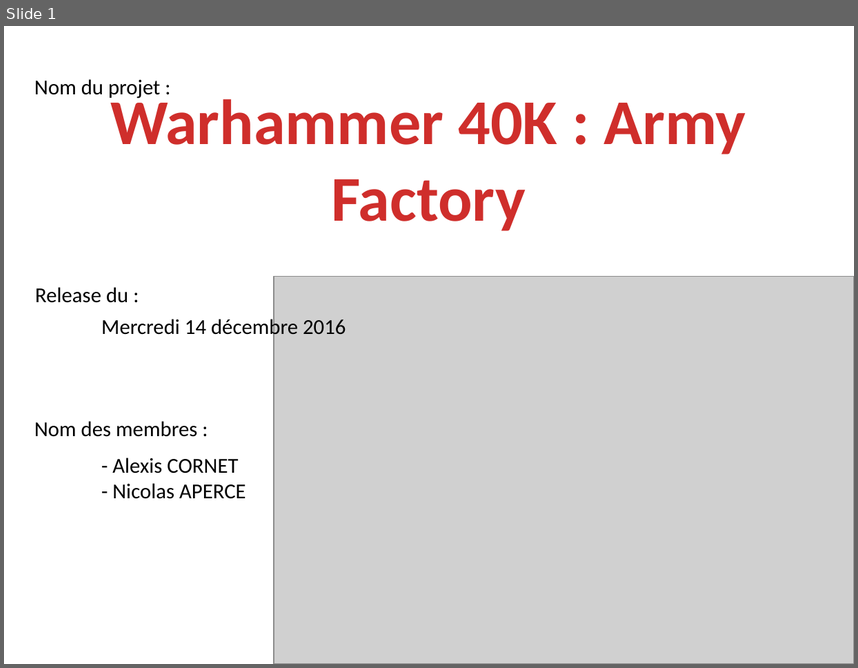
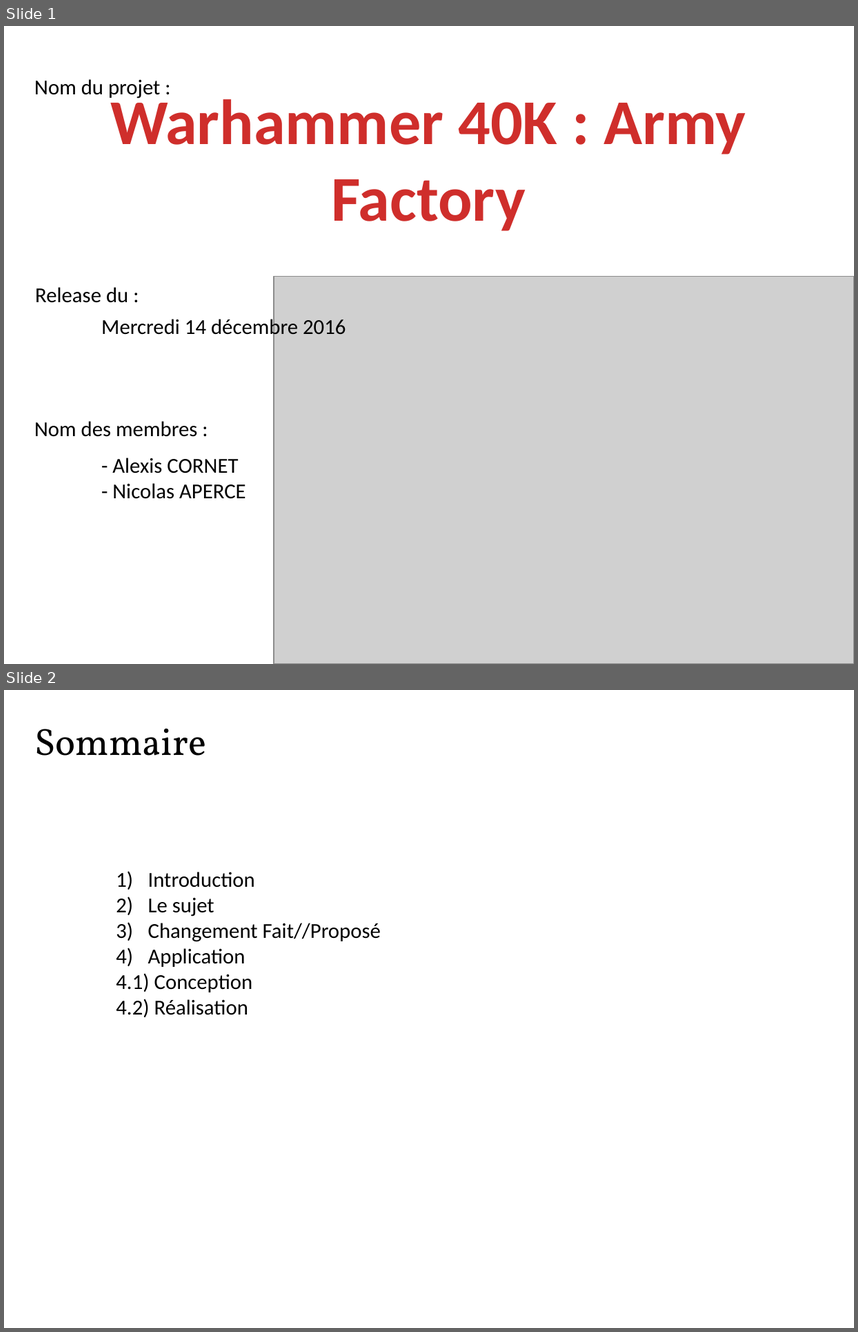
Before and after one commit to Nicaps/army-factory, a slide deck: Documents/14 décembre 2016/Pres.pptx. Shown one above the other, each under a label of ours: slide 1 before the commit, slides 1 and 2 after it. The pictures are 858x668 and 858x1332 pixels, drawn with LibreOffice and Linux fonts; fonts in the diff are those of the drawing; grey boxes stand for pictures. Boxes give left, top, right and bottom in pixels: in the first picture for what was removed or moved away, otherwise in the second. Text is boxed around its words. In the diff, an @@ line names an element or a change of style, - is before the commit and + after.

```diff
--- a/Documents/14 décembre 2016/Pres.pptx
+++ b/Documents/14 décembre 2016/Pres.pptx
@@ slide 2 added at [4,690,854,1328], background #FFFFFF @@
@@ text added at [34,728,206,756], 32 pt, text #000000 @@
+Sommaire
@@ text added at [116,871,381,1017], 18 pt, text #000000 @@
+1) Introduction
+2) Le sujet
+3) Changement Fait//Proposé
+4) Application
+4.1) Conception
+4.2) Réalisation
```
Also in this commit, not shown: 2 slides changed, 3 other slides added, 3 slides removed, 1 other file.
